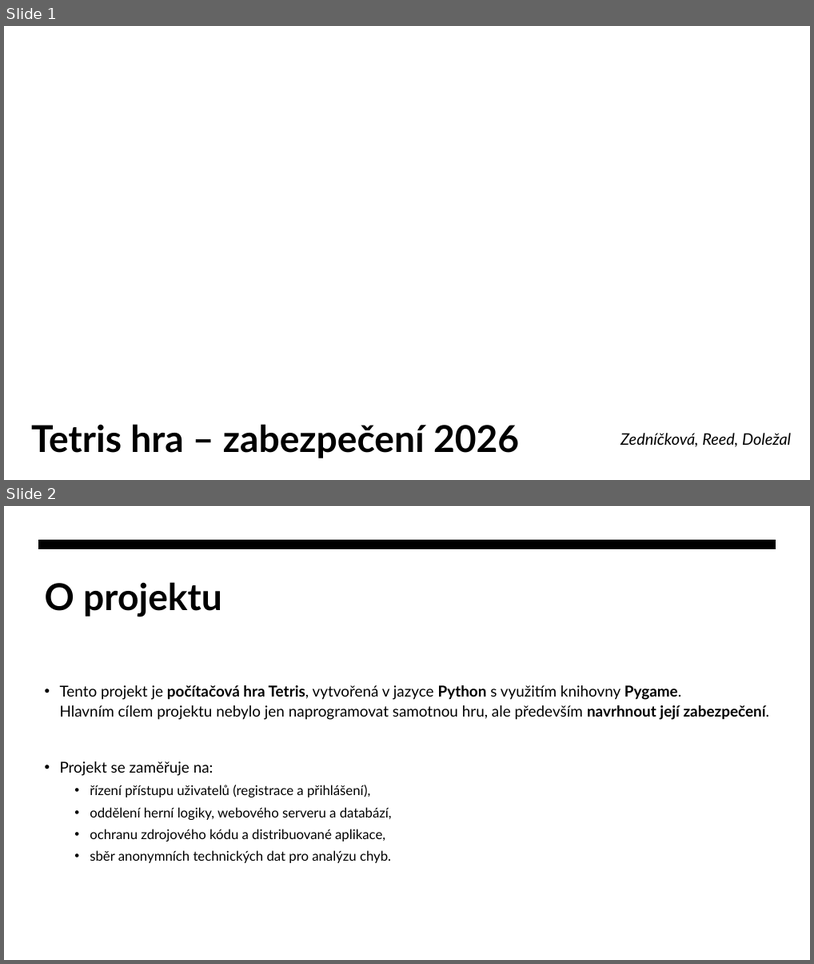
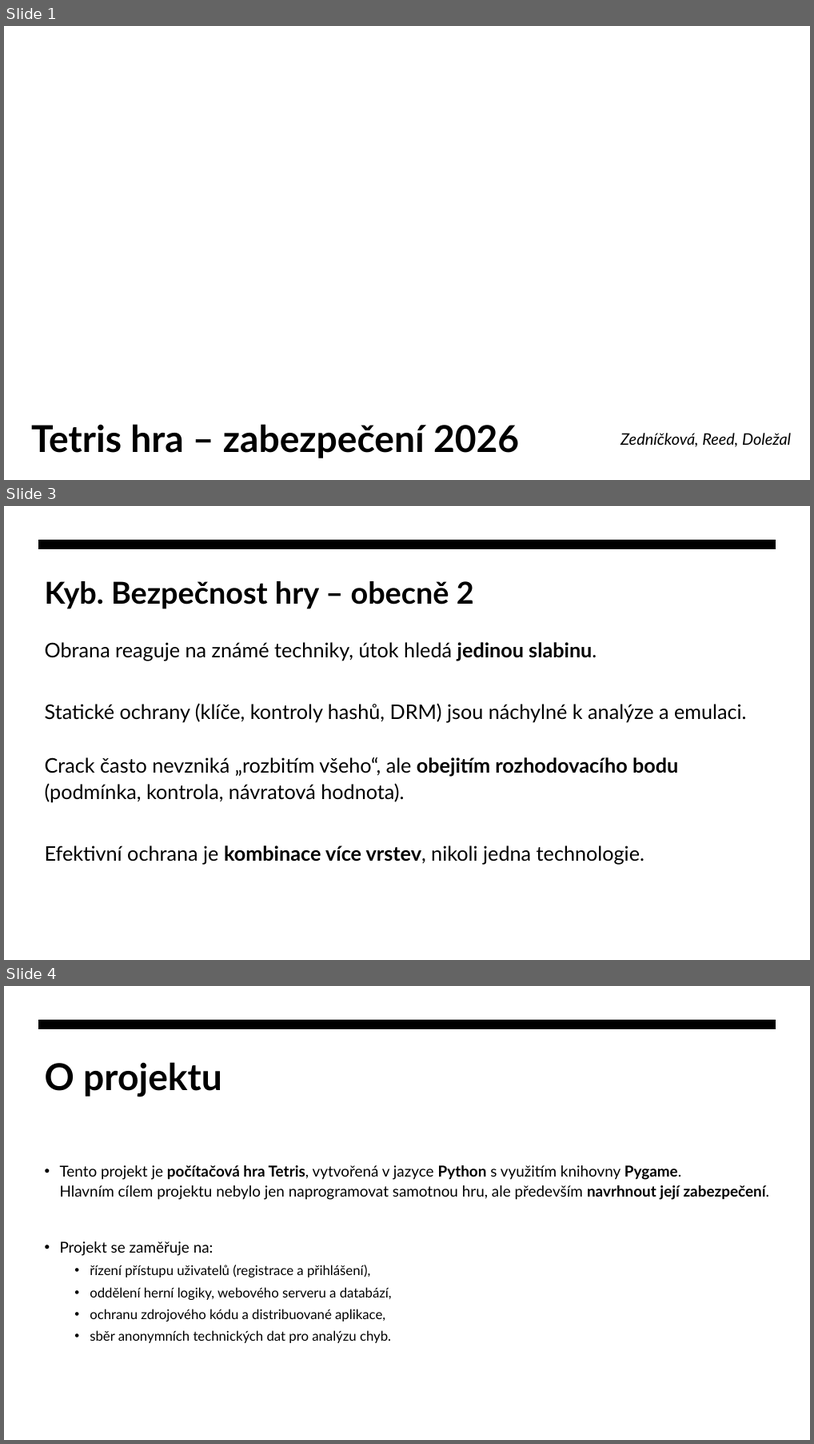
Before and after one commit to DannyZednickova/tetris_game_project, a slide deck: Tetris hra - zabezpečení.pptx. Shown one above the other, each under a label of ours: slides 1 and 2 before the commit, slides 1, 3 and 4 after it; the slides between them are not shown. The pictures are 814x964 and 814x1444 pixels, drawn with LibreOffice and Linux fonts; fonts in the diff are those of the drawing; background and template pictures are left out. Boxes give left, top, right and bottom in pixels: in the first picture for what was removed or moved away, otherwise in the second. Text is boxed around its words. In the diff, an @@ line names an element or a change of style, - is before the commit and + after.

```diff
--- a/Tetris hra - zabezpečení.pptx
+++ b/Tetris hra - zabezpečení.pptx
@@ slide 3 added at (4,506,810,960), background #FFFFFF; not listed: 1 template element that a slide beside it also shows @@
@@ title added at (45,581,474,609), 36 pt, text #000000, bold @@
+Kyb. Bezpečnost hry – obecně 2
@@ text added at (45,642,747,864), 24 pt, text #000000 @@
+Obrana reaguje na známé techniky, útok hledá jedinou slabinu.
+Statické ochrany (klíče, kontroly hashů, DRM) jsou náchylné k analýze a emulaci.
+Crack často nevzniká „rozbitím všeho“, ale obejitím rozhodovacího bodu (podmínka, kontrola, návratová hodnota).
+Efektivní ochrana je kombinace více vrstev, nikoli jedna technologie.
@@ what was slide 2 is now slide 4 @@
```
Also in this commit, not shown: 1 slide changed, 1 other slide added, 1 other file.
